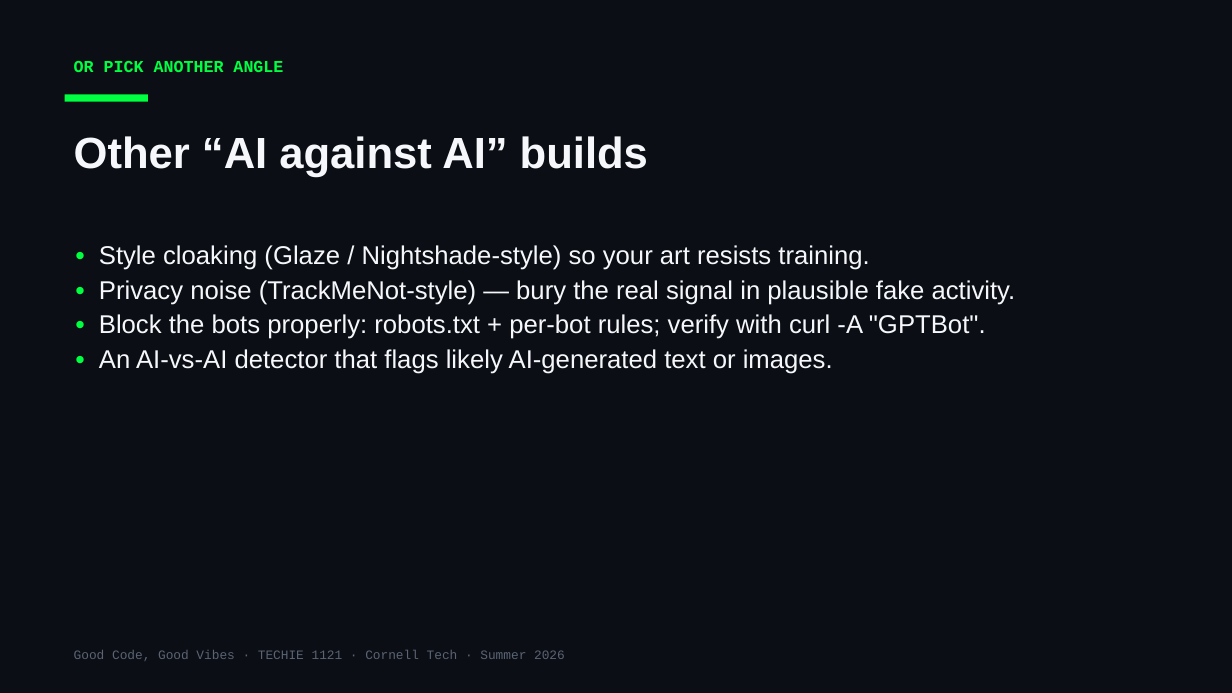
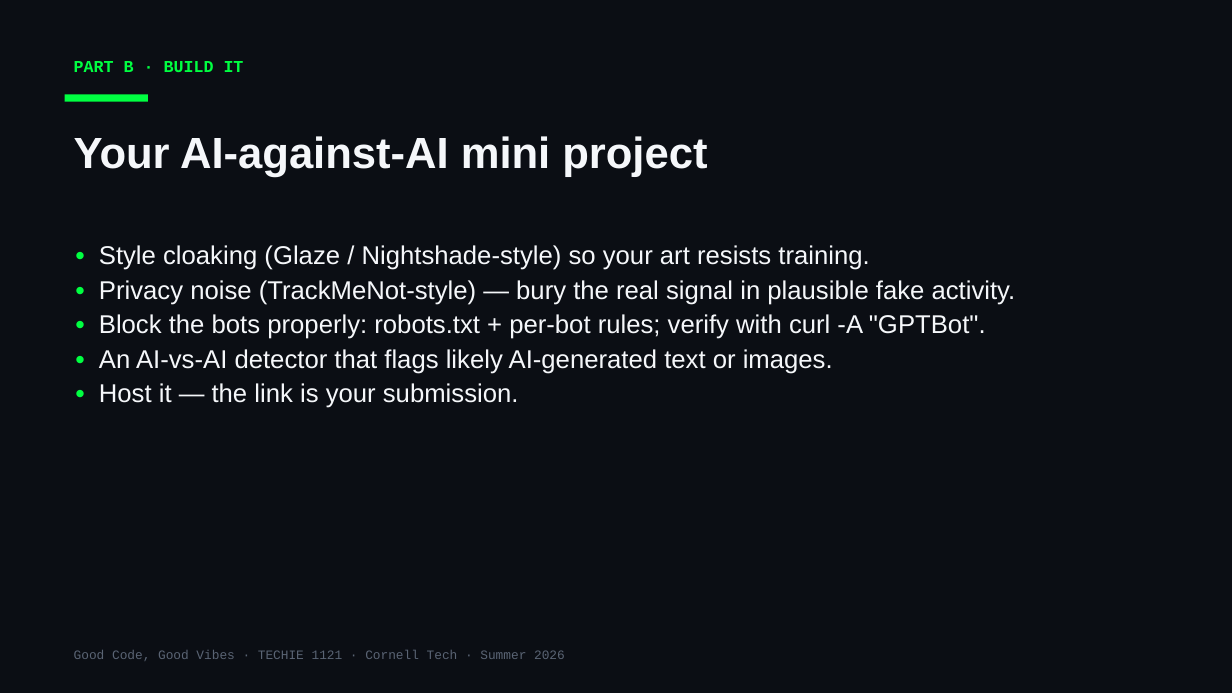
Before and after one commit to Cornell-Tech-Vibe-Coding-Summer-2026/website, a slide deck: slide 10 of slides/Week2-Wed-AI-Against-AI.pptx (slide 6 before the commit). Drawn at 1232x693 pixels with LibreOffice and Linux fonts; fonts in the diff are those of the drawing. Boxes give left, top, right and bottom in pixels: in the first picture for what was removed or moved away, otherwise in the second. Text is boxed around its words. In the diff, an @@ line names an element or a change of style, - is before the commit and + after.

```diff
--- a/slides/Week2-Wed-AI-Against-AI.pptx
+++ b/slides/Week2-Wed-AI-Against-AI.pptx
@@ text at (x1=74, y1=61, x2=244, y2=72): text changed @@
-OR PICK ANOTHER ANGLE
+PART B · BUILD IT
@@ text at (x1=74, y1=136, x2=707, y2=177): text changed @@
-Other “AI against AI” builds
+Your AI-against-AI mini project
@@ text at (x1=99, y1=383, x2=519, y2=408): paragraph added @@
+• Host it — the link is your submission.
```
Also in this commit, not shown: 2 other slides changed, 6 slides added, 1 slide removed, 2 other files.
